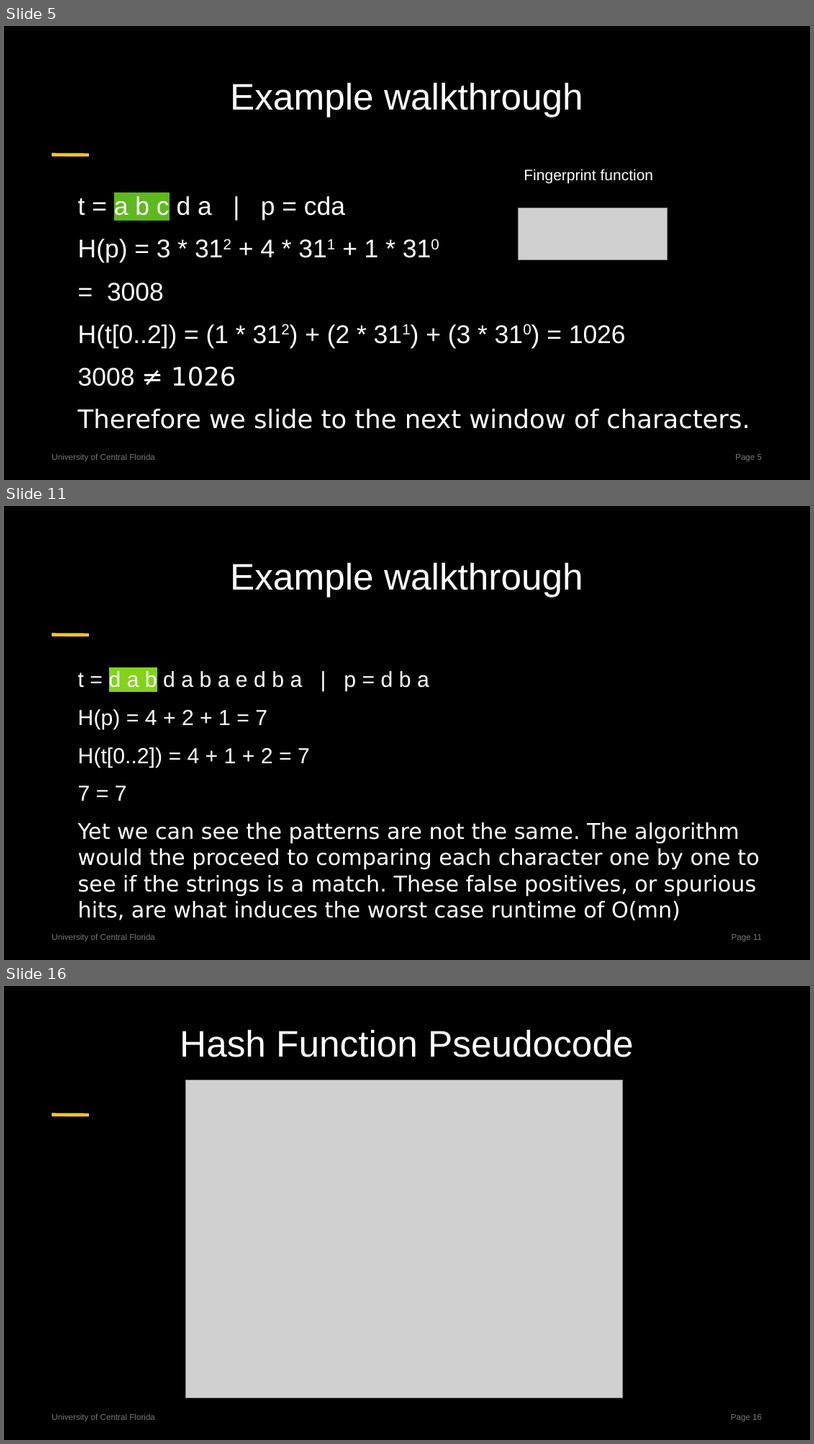
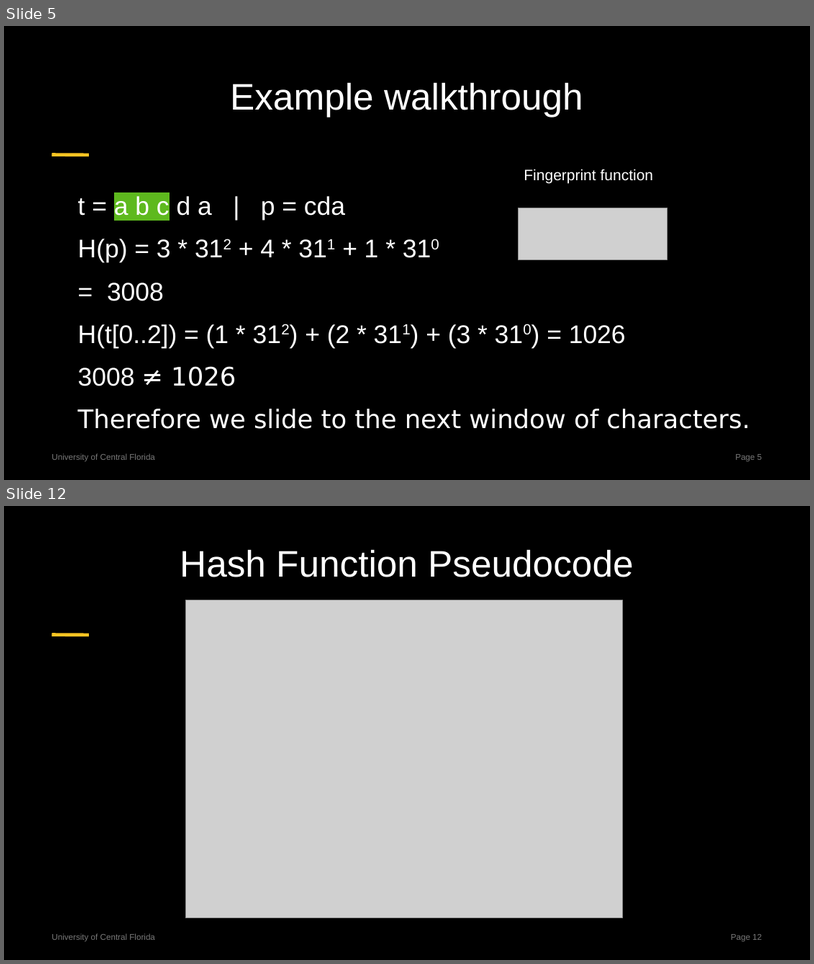
Before and after one commit to centuryhopper/Fall2022CourseContents, a slide deck: CAP6515/paper_presentation_files/rabin-karp-presentation.pptx. Shown one above the other, each under a label of ours: slides 5, 11 and 16 before the commit, slides 5 and 12 after it; the slides between them are not shown. The pictures are 814x1444 and 814x964 pixels, drawn with LibreOffice and Linux fonts; fonts in the diff are those of the drawing; grey boxes stand for pictures. Boxes give left, top, right and bottom in pixels: in the first picture for what was removed or moved away, otherwise in the second. Text is boxed around its words. In the diff, an @@ line names an element or a change of style, - is before the commit and + after.

```diff
--- a/CAP6515/paper_presentation_files/rabin-karp-presentation.pptx
+++ b/CAP6515/paper_presentation_files/rabin-karp-presentation.pptx
@@ slide 11 removed at [4, 506, 810, 960], background #000000; not listed: 3 template elements that a slide beside it also shows @@
@@ title removed at [230, 562, 584, 597] @@
-Example walkthrough
@@ text removed at [78, 671, 759, 920] @@
-t = d a b d a b a e d b a | p = d b a
-H(p) = 4 + 2 + 1 = 7
-H(t[0..2]) = 4 + 1 + 2 = 7
-7 = 7
-Yet we can see the patterns are not the same. The algorithm would the proceed to comparing each character one by one to see if the strings is a match. These false positives, or spurious hits, are what induces the worst case runtime of O(mn)
@@ what was slide 16 is now slide 12 @@
@@ page number at [731, 934, 762, 942]: text changed @@
-Page 16
+Page 12
```
Also in this commit, not shown: 9 slides changed, 2 slides added, 5 other slides removed, 2 other files.
